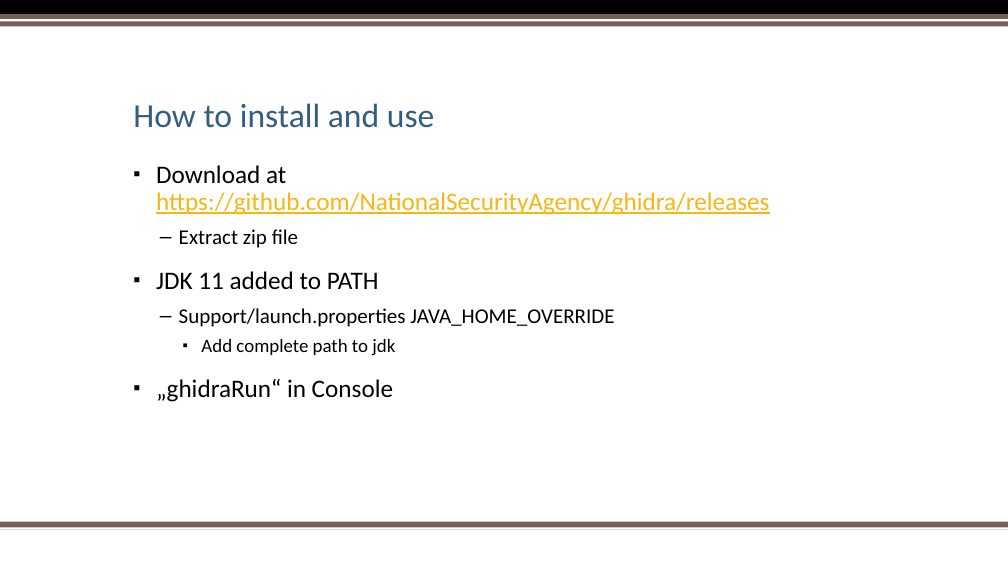
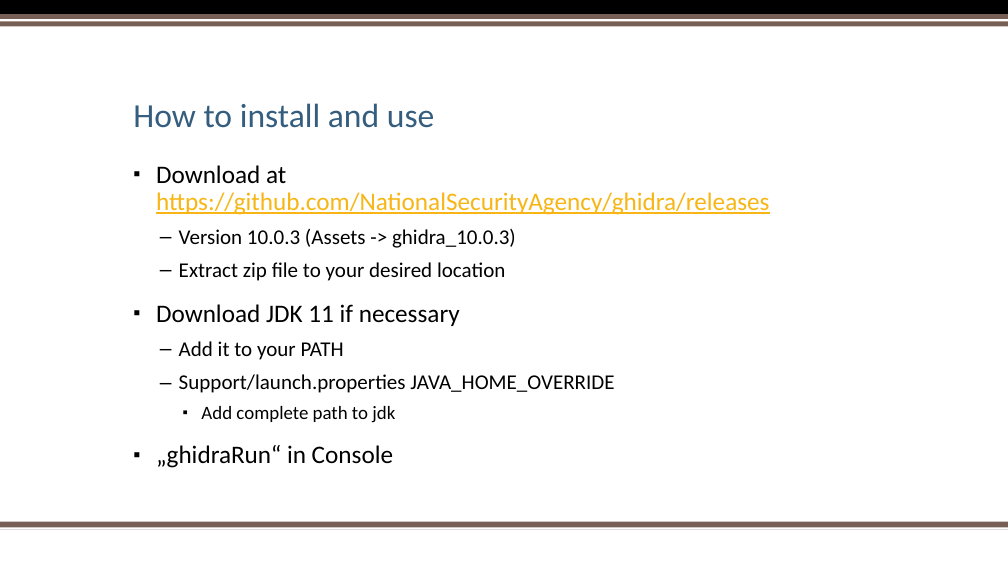
Before and after one commit to sebivenlo/ESDE_2021_Ghidra, a slide deck: slide 17 of Reverse Engineering.pptx. Drawn at 1008x567 pixels with LibreOffice and Linux fonts; fonts in the diff are those of the drawing; background and template pictures are left out. Boxes give left, top, right and bottom in pixels: in the first picture for what was removed or moved away, otherwise in the second. Text is boxed around its words. In the diff, an @@ line names an element or a change of style, - is before the commit and + after.

Commit message:
updated some visuals, added more text such as more clarifiaction on how to set up ghidra

```diff
--- a/Reverse Engineering.pptx
+++ b/Reverse Engineering.pptx
@@ text at <box>156,229,516,360</box>: text changed; size 24 to 20 pt @@
-  – Extract zip file
-▪ JDK 11 added to PATH
+  – Version 10.0.3 (Assets -> ghidra_10.0.3)
+  – Extract zip file to your desired location
+▪ Download JDK 11 if necessary
+  – Add it to your PATH
```
Also in this commit, not shown: 7 other slides changed.
